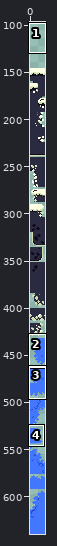
Sprite sheet, stored at Assets/Sprites/Ground.png. The picture above shows the old version from afar; the outline marks the close-up.
Close-up. The starting point:
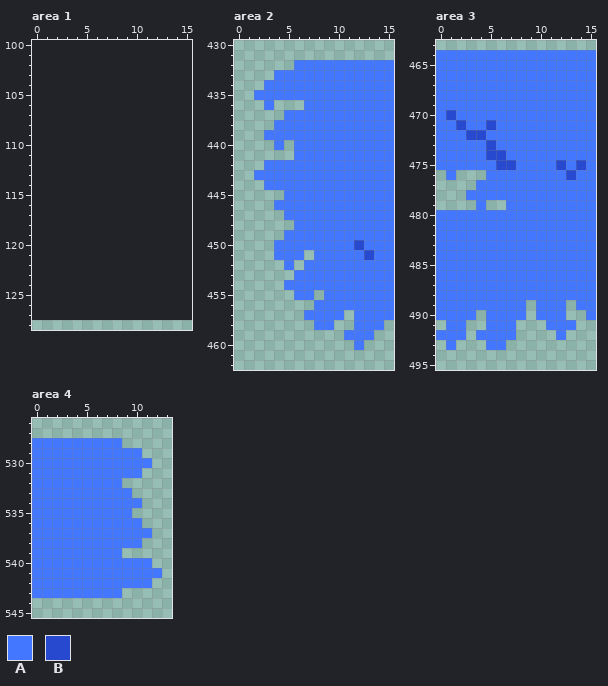
The file is 16x512 pixels. Shown: area 1: x 0..15, y 100..128; area 2: x 0..15, y 430..462; area 3: x 0..15, y 463..495; area 4: x 0..13, y 526..545. The old version is drawn lined up with the new one, on the new canvas. The wide view leaves out empty margins. The commit also changed other parts of the picture, which this record leaves out.
Palette (. is transparent): A #4477ff  B #2749d0
And afterwards:
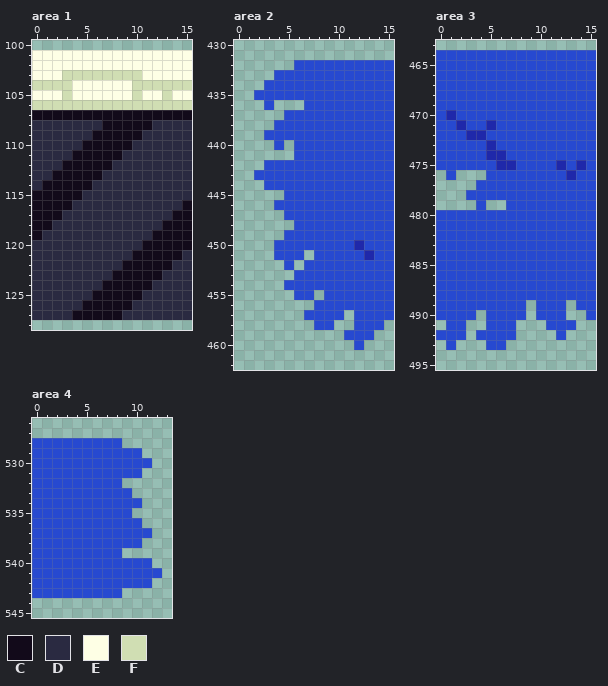
Colours new in this view: C #120a1a  D #2a2a41  E #feffe5  F #d0deb3
The edit:
canvas 16x512 -> 16x640, the old top-left corner now at 0,128
@@ palette @@
-A #4477ff
+A #2749d0
-B #2749d0
+B #1f28aa
--- area 1
@@ x 0..15 @@
 100 ................
-101 ................
-102 ................
-103 ................
-104 ................
-105 ................
-106 ................
-107 ................
-108 ................
-109 ................
-110 ................
-111 ................
-112 ................
-113 ................
-114 ................
-115 ................
-116 ................
-117 ................
-118 ................
-119 ................
-120 ................
-121 ................
-122 ................
-123 ................
-124 ................
-125 ................
-126 ................
-127 ................
+101 EEEEEEEEEEEEEEEE
+102 EEEEEEEEEEEEEEEE
+103 EEEFFFFFFFFEEEEE
+104 FFFFEEEEEEFFFFFF
+105 EEEFEEEEEEFEEFEE
+106 FFFFFFFFFFFFFFFF
+107 CCCCCCCCCCCCCCCC
+108 DDDDDDDCCCCCDDDD
+109 DDDDDDCCCCCDDDDD
+110 DDDDDCCCCCDDDDDD
+111 DDDDCCCCCDDDDDDD
+112 DDDCCCCCDDDDDDDD
+113 DDCCCCCDDDDDDDDD
+114 DCCCCCDDDDDDDDDD
+115 CCCCCDDDDDDDDDDD
+116 CCCCDDDDDDDDDDDC
+117 CCCDDDDDDDDDDDCC
+118 CCDDDDDDDDDDDCCC
+119 CDDDDDDDDDDDCCCC
+120 DDDDDDDDDDDCCCCC
+121 DDDDDDDDDDCCCCCD
+122 DDDDDDDDDCCCCCDD
+123 DDDDDDDDCCCCCDDD
+124 DDDDDDDCCCCCDDDD
+125 DDDDDDCCCCCDDDDD
+126 DDDDDCCCCCDDDDDD
+127 DDDDCCCCCDDDDDDD
 128 ................
